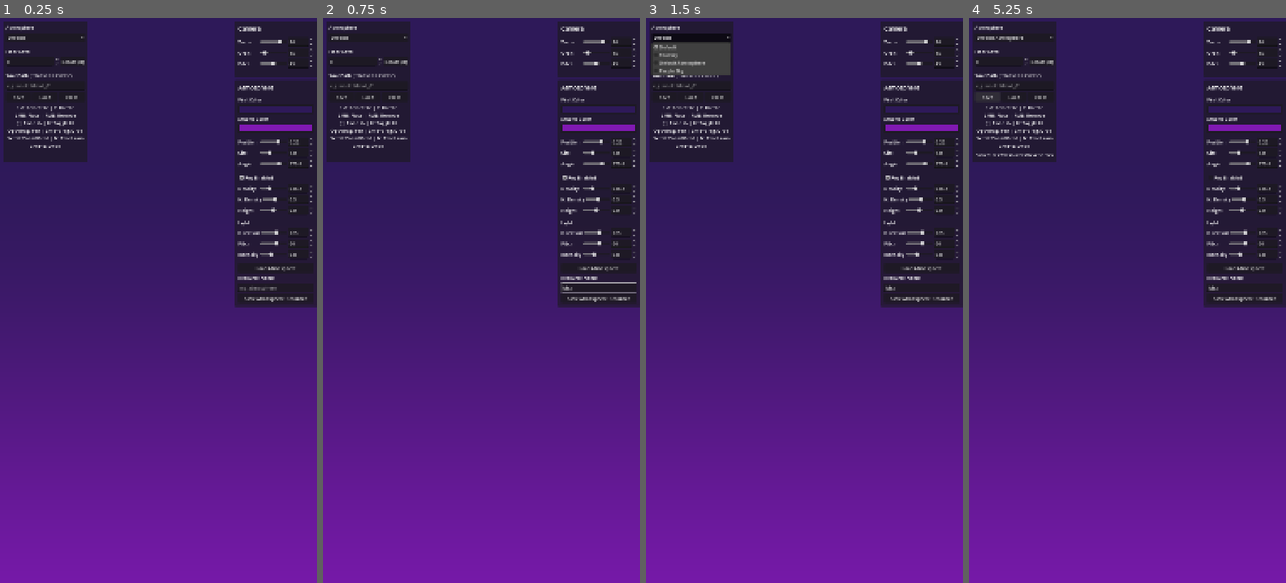
Above: before the commit, frames 1-4 (left to right).
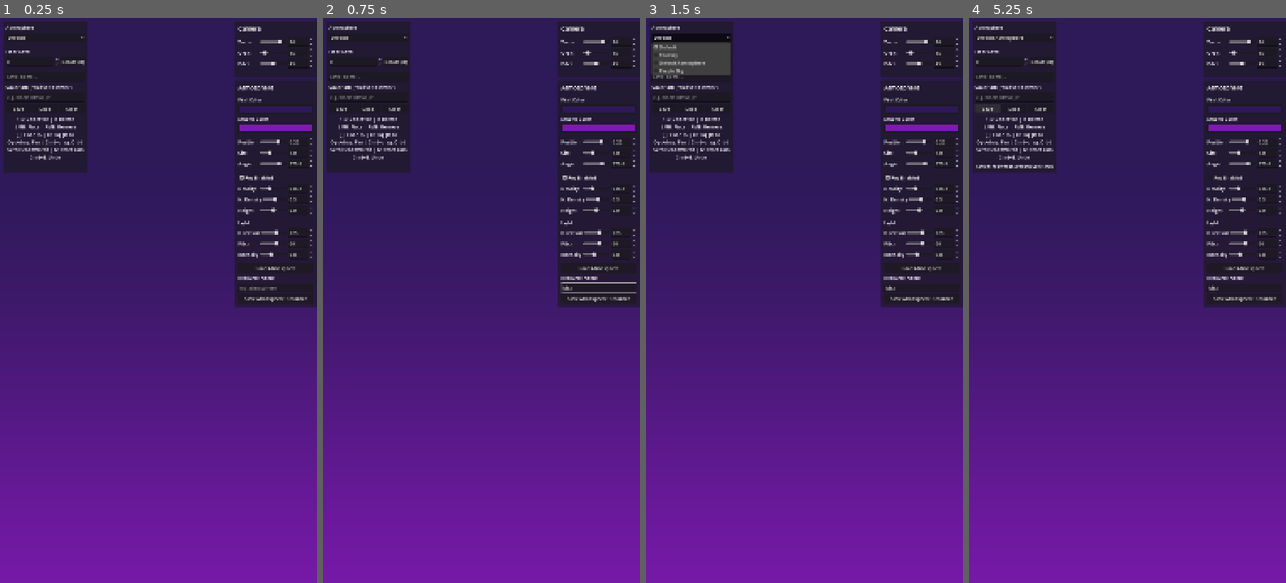
Above: after the commit, the same moments.

Repository: AlbertoHdezCerezo/learn-how-to-minigolf
Game: Godot game, scene res://scenes/level_editor_tools/level_editor/level_editor.tscn
Two runs of this game, one before a commit and one after it. Both use one fixed random seed, a clock stepped at 60 frames per second and the inputs below. The project has no main scene, so this scene is started directly.
Inputs (mouse positions are in pixels of both pictures, inside the frame that each line leads up to):
- Up to frame 1 (0.25 s): no input
- Up to frame 2 (0.75 s): click (598, 289) at 0.52 s; type "Alex" at 0.6 s
- Up to frame 3 (1.5 s): click "Default" at 1.25 s
- Up to frame 4 (5.25 s): click "Rotate (R)" at 2 s; click "Default Atmosphere" at 2.75 s; click "Clear" at 3.5 s; click "Fog Enabled" at 4.25 s; click "Save" at 5 s

The runs differ from the first frame. In frame 1, 1.9% of the frame differs, in the area x 1-28%, y 9-28%; in frame 2, 1.9%; in frame 3, 1.9%; in frame 4, 2.0%.

Commit message:
fix: Restore level name input alongside save path input (#18)
The level name input was accidentally removed when adding the save path.
Now both inputs exist: level name (stored in the resource) and save path
(file location). Loading a level populates both fields.

Co-Authored-By: Claude Opus 4.6 (1M context) <noreply@anthropic.com>

Diff:
--- a/scenes/level_editor_tools/level_course_editor/level_course_editor.gd
+++ b/scenes/level_editor_tools/level_course_editor/level_course_editor.gd
@@ -108,12 +108,12 @@
 	else: hide_tile_preview()
 
 
-func save_level(level_name: String, atmosphere: Atmosphere = null) -> void:
+func save_level(save_path: String, atmosphere: Atmosphere = null, level_name: String = "") -> void:
 	var level_data := LevelData.new()
-	level_data.level_name = level_name
+	level_data.level_name = level_name if not level_name.is_empty() else save_path.get_file()
 	level_data.populate_from_grid_map(grid_map, start_position, hole_position, atmosphere)
-	var error := level_data.save_to_file(level_name)
-	if error == OK: print("Level saved: ", level_name)
+	var error := level_data.save_to_file(save_path)
+	if error == OK: print("Level saved: ", save_path)
 	else: print("Failed to save level: ", error)
 
 
--- a/scenes/level_editor_tools/level_editor/level_editor.gd
+++ b/scenes/level_editor_tools/level_editor/level_editor.gd
@@ -278,13 +278,14 @@
 
 # -- UI signal handlers --
 
-func _on_save_requested(save_path: String) -> void:
-	_course_editor.save_level(save_path, _atmosphere)
+func _on_save_requested(level_name: String, save_path: String) -> void:
+	_course_editor.save_level(save_path, _atmosphere, level_name)
 	var full_path := LevelData.SAVE_DIR + save_path + ".tres"
 	_ui.show_status("Saved: " + full_path)
 
 
 func _on_level_loaded(level_data: LevelData) -> void:
+	_ui.set_level_name(level_data.level_name)
 	if level_data.atmosphere: _on_atmosphere_changed(level_data.atmosphere)
 
 
--- a/scenes/level_editor_tools/level_editor/level_editor_ui/level_editor_ui.gd
+++ b/scenes/level_editor_tools/level_editor/level_editor_ui/level_editor_ui.gd
@@ -3,7 +3,7 @@
 signal tile_selected(item_id: int)
 signal rotation_changed(angle: float)
 signal floor_changed(level: int)
-signal save_requested(save_path: String)
+signal save_requested(level_name: String, save_path: String)
 signal load_requested(level_path: String)
 signal clear_requested
 signal atmosphere_changed(atmosphere: Atmosphere)
@@ -12,6 +12,7 @@
 @onready var _floor_spinbox: SpinBox = %FloorSpinBox
 @onready var _rotate_button: Button = %RotateButton
 @onready var _atmosphere_selector: OptionButton = %AtmosphereSelector
+@onready var _name_input: LineEdit = %LevelNameInput
 @onready var _path_input: LineEdit = %SavePathInput
 @onready var _save_button: Button = %SaveButton
 @onready var _load_button: Button = %LoadButton
@@ -32,7 +33,7 @@
 	_floor_spinbox.value_changed.connect(func(v: float): floor_changed.emit(int(v)))
 	_rotate_button.pressed.connect(_cycle_rotation)
 	_atmosphere_selector.item_selected.connect(_on_atmosphere_selected)
-	_save_button.pressed.connect(func(): save_requested.emit(_path_input.text.strip_edges()))
+	_save_button.pressed.connect(func(): save_requested.emit(_name_input.text.strip_edges(), _path_input.text.strip_edges()))
 	_load_button.pressed.connect(_show_load_dialog)
 	_clear_button.pressed.connect(func(): clear_requested.emit())
 	_file_dialog.file_selected.connect(_on_file_selected)
@@ -111,6 +112,10 @@
 	_status_label.text = text
 
 
+func set_level_name(level_name: String) -> void:
+	_name_input.text = level_name
+
+
 func set_save_path(save_path: String) -> void:
 	_path_input.text = save_path
 
--- a/scenes/level_editor_tools/level_editor/level_editor_ui/level_editor_ui.tscn
+++ b/scenes/level_editor_tools/level_editor/level_editor_ui/level_editor_ui.tscn
@@ -65,6 +65,11 @@
 [node name="FloorControlSeparator" type="HSeparator" parent="ToolPanel/ToolPanelMargin/ToolPanelLayout"]
 layout_mode = 2
 
+[node name="LevelNameInput" type="LineEdit" parent="ToolPanel/ToolPanelMargin/ToolPanelLayout"]
+unique_name_in_owner = true
+layout_mode = 2
+placeholder_text = "Level name..."
+
 [node name="SavePathLabel" type="Label" parent="ToolPanel/ToolPanelMargin/ToolPanelLayout"]
 layout_mode = 2
 text = "Save Path (relative to levels/)"
